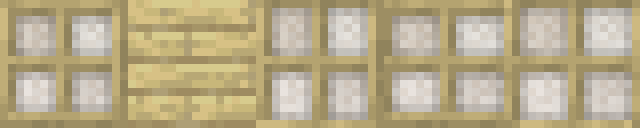
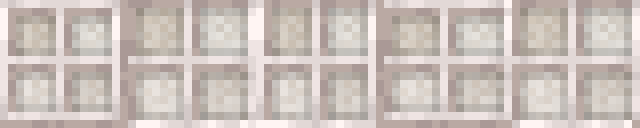
Before/after of a 640px x 128px layered artwork. What changed in the layer stack:
renamed "birch_planks" to "pale_oak_planks", hid it, painted on it over [128,0,256,128]
renamed "birch_average" to "pale_oak_planks copy", painted on it over [0,0,640,128]
